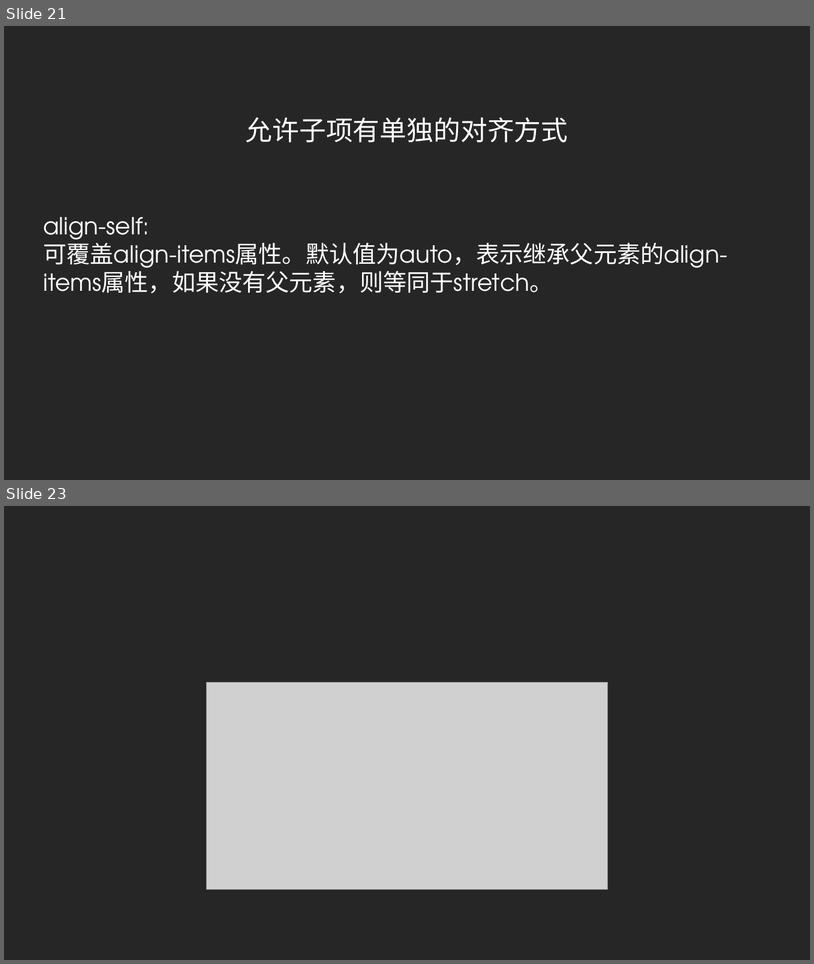
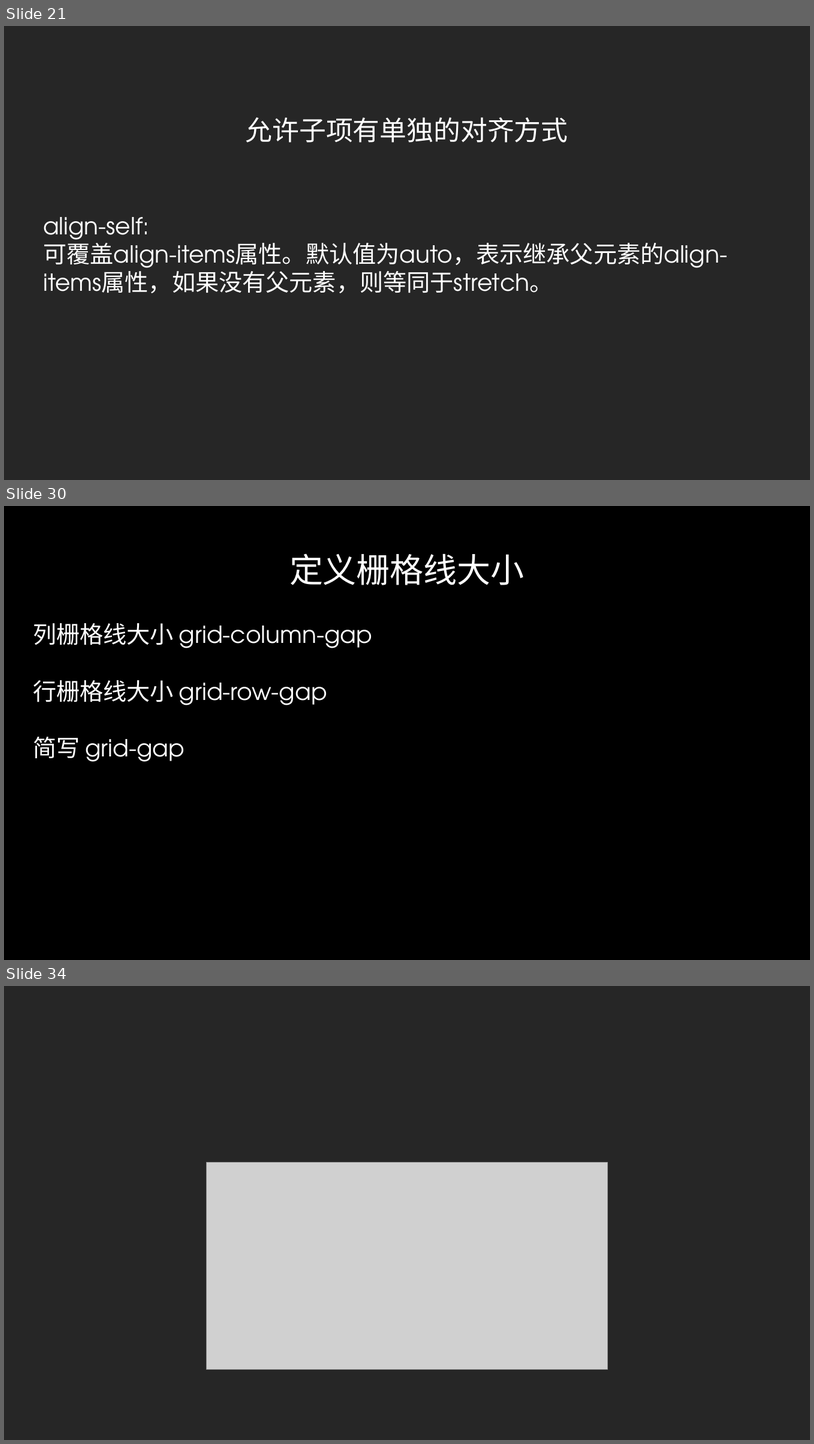
Before and after one commit to radiofly19841018/demo-flex, a slide deck: ppt/CSS Flex&Grid.pptx. Shown one above the other, each under a label of ours: slides 21 and 23 before the commit, slides 21, 30 and 34 after it; the slides between them are not shown. The pictures are 814x964 and 814x1444 pixels, drawn with LibreOffice and Linux fonts; fonts in the diff are those of the drawing; grey boxes stand for pictures; background and template pictures are left out. Boxes give left, top, right and bottom in pixels: in the first picture for what was removed or moved away, otherwise in the second. Text is boxed around its words. In the diff, an @@ line names an element or a change of style, - is before the commit and + after.

Commit message:
grid

```diff
--- a/ppt/CSS Flex&Grid.pptx
+++ b/ppt/CSS Flex&Grid.pptx
@@ slide 30 added at [4, 506, 810, 960], background picture (left out) @@
@@ title added at [290, 553, 525, 585], 40 pt, text gradient #FFFFFF to #A6A6A6 @@
+定义栅格线大小
@@ text added at [33, 623, 372, 762], 28 pt, text #FFFFFF @@
+列栅格线大小 grid-column-gap
+行栅格线大小 grid-row-gap
+简写 grid-gap
@@ what was slide 23 is now slide 34 @@
```
Also in this commit, not shown: 11 other slides added, 1 slide removed, 5 other files.
